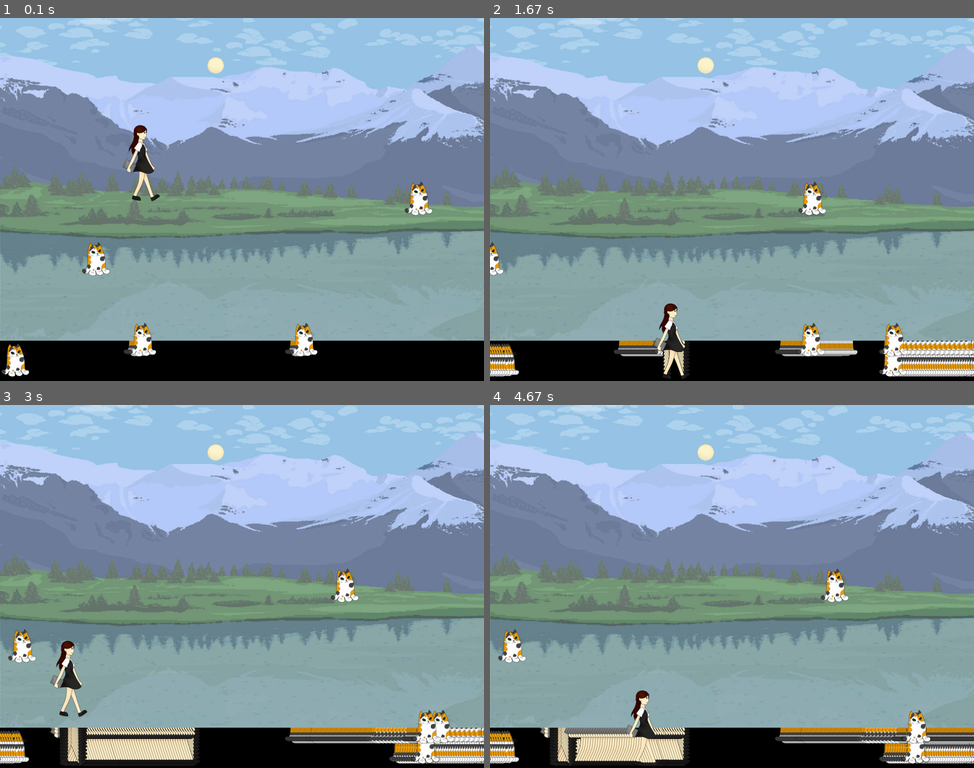
Above: before the commit, frames 1-4 (two rows, left to right).
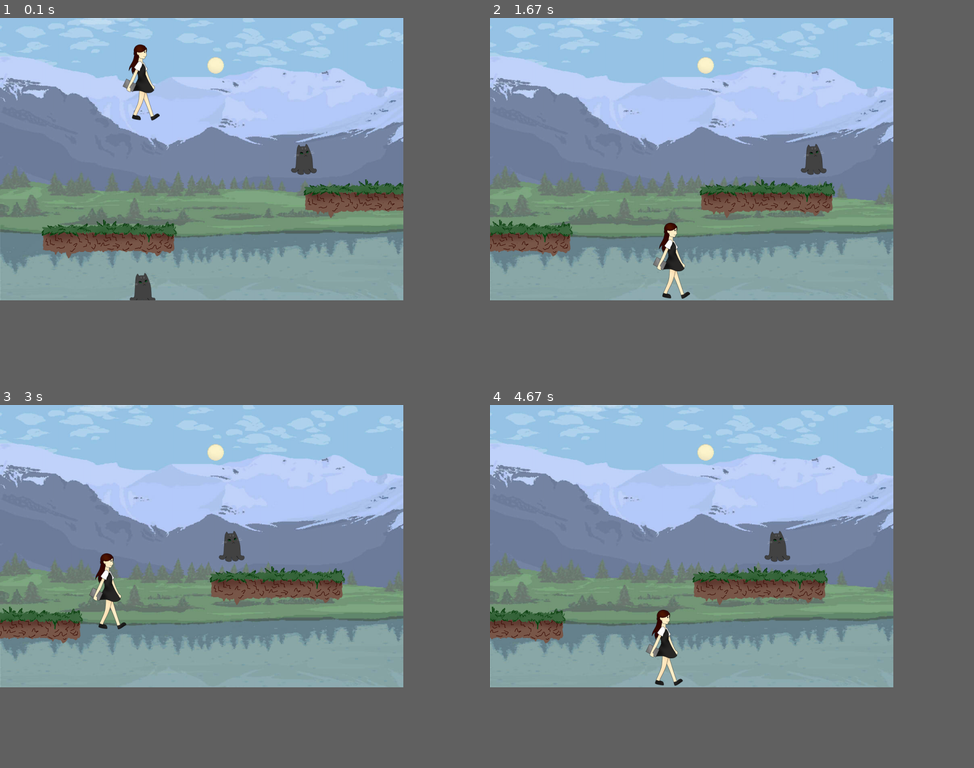
Above: after the commit, the same moments.

Repository: michello/byte-hacks-s2017
Game: pygame game, started from codeGame.py
The game is run twice, just before and just after one commit, with the same random seed, the same clock (stepped at 60 frames per second) and the same inputs.
Inputs:
- Up to frame 1 (0.1 s): no input
- Up to frame 2 (1.67 s): hold Right 0.33-0.8 s; hold Up 0.83-1.13 s; hold Right 1.17-1.63 s
- Up to frame 3 (3 s): hold Left 1.67-2.2 s; hold Left 2.23-2.63 s; hold Up from 2.67 s (still down)
- Up to frame 4 (4.67 s): release Up at 3.03 s; hold Right 3.07-3.7 s; hold Left 3.73-4.2 s; hold Right from 4.23 s (still down)
In our replay, the window is 900x675 before the commit and 750x525 after it. These sizes can differ from the game's own. Grey fills any space a smaller window leaves; there, only what the larger window draws over its background counts as a difference.

The runs differ from the first frame. In frame 1, 30% of the frame differs, in the area x 0-100%, y 0-99%; in frame 2, 32%; in frame 3, 35%, in the area x 0-100%, y 0-100%; in frame 4, 35%.

Commit message:
asjdklajsdsas

Diff:
--- a/challenge-pop-up.py
+++ /dev/null
@@ -1,32 +0,0 @@
-from tkinter import *
-
-def analyze_line():
-    global e
-    string = e.get(1.0, 'end-1c')
-    if (string == "hello" '\n' "punk"):
-        messagebox.showinfo("You did it!", 'OK')
-    else:
-        messagebox.showinfo("Please try again.", 'OK')
-
-
-root = Tk()
-
-root.title('Name')
-
-textBox=Text(root, height=3, width=50)
-textBox.pack()
-textBox.insert(INSERT, "Oh no, the door is locked!")
-textBox.insert(END, '\n')
-textBox.insert(INSERT, "Unlock the door by introducing \
-yourself with a \ngreeting and your name stored in a variable.")
-textBox.insert(END, '\n \n')
-e = Text(root, height=5, width=50)
-e.pack()
-e.focus_set()
-
-stat = False
-b = Button(root,text='okay',command=analyze_line)
-b.pack(side='bottom')
-
-
-root.mainloop()
--- /dev/null
+++ b/challengePopUp.py
@@ -0,0 +1,33 @@
+from tkinter import *
+from tkinter import messagebox
+
+def analyze_line():
+    global e
+    string = e.get(1.0, 'end-1c')
+    if (string == "hello" '\n' "punk"):
+        messagebox.showinfo("You did it!", 'OK')
+    else:
+        messagebox.showinfo("Please try again.", 'OK')
+
+
+root = Tk()
+
+root.title('Name')
+
+textBox=Text(root, height=3, width=50)
+textBox.pack()
+textBox.insert(INSERT, "Oh no, the door is locked!")
+textBox.insert(END, '\n')
+textBox.insert(INSERT, "Unlock the door by introducing \
+yourself with a \ngreeting and your name stored in a variable.")
+textBox.insert(END, '\n \n')
+e = Text(root, height=5, width=50)
+e.pack()
+e.focus_set()
+
+stat = False
+b = Button(root,text='okay',command=analyze_line)
+b.pack(side='bottom')
+
+
+root.mainloop()
--- a/codeGame.py
+++ b/codeGame.py
@@ -3,6 +3,7 @@
 import pygame
 import random
 from tkinter import messagebox
+from tkinter import *
 
 #Colors
 #Pro-tip for nice colors: use www.color-hex.com
@@ -13,8 +14,8 @@
 blue = (176,224,230)
 
 #Screen dimensions
-screen_width = 1200
-screen_height = 900
+screen_width = 1000
+screen_height = 700
 
 def generateFact():
     #pop up for killing/add this at the end:
@@ -32,17 +33,18 @@
     if self.change_y == 0:
         self.change_y = 1
     else:
-        self.change_y += 0.35
+        self.change_y += 0.26
 
     #See if we are on the ground.
     if self.rect.y >= screen_height - self.rect.height and self.change_y >= 0:
         self.change_y = 0
         self.rect.y = screen_height - self.rect.height
-
+'''
 def move(self):
     if (self.rect.x > self.rect.x + 300):
-        self.rect.change_x = 1
-    self.rect.x += 1
+        self.rect.change_x = 100
+    self.rect.x += 100
+
 
 class Monster(pygame.sprite.Sprite): # not using
     def __init__(self):
@@ -79,7 +81,7 @@
         #Move left or right
         self.rect.x += self.change_x
 
-        '''
+
         #random monster movement
         self.direction = random.choice(('left','right'))
 
@@ -121,7 +123,7 @@
             #Moves monster with the moving platform
             if isinstance(block, MovingPlatform):
                 self.rect.x += block.change_x
-        '''
+
 
         #Check and see if we hit the player
         hit = pygame.sprite.collide_rect(self, self.player)
@@ -135,7 +137,7 @@
         if health == 0:
             self.kill()
             generateFact()
-
+'''
 class Player(pygame.sprite.Sprite):
 
     #Methods
@@ -214,7 +216,6 @@
                 MovingPlatform.status = True
 
 
-
     def jump(self):
         #Called when user presses up button.
 
@@ -246,15 +247,22 @@
 
         pygame.sprite.Sprite.__init__(self)
 
-        '''
-        self.image = pygame.Surface([width, height])
-        self.image.fill(green)
-        '''
-
-        self.image = pygame.image.load("img/calico.png").convert_alpha()
+
+        #self.image = pygame.Surface([width, height])
+        #self.image.fill(green)
+
+
+        self.image = pygame.image.load("img/FloatingPlatform.png").convert_alpha()
         self.rect = self.image.get_rect()
 
 class MovingPlatform(Platform):
+    def __init__(self, width, height):
+
+        pygame.sprite.Sprite.__init__(self)
+
+        self.image = pygame.image.load("img/black.png").convert_alpha()
+        self.rect = self.image.get_rect()
+
     #Platform that moves side to side or up and down.
     change_x = 0
     change_y = 0
@@ -325,7 +333,7 @@
         #Constructor. Pass in a handle to player. Needed for when moving platforms collide with the player.
         self.platform_list = pygame.sprite.Group()
         self.player = player
-        self.monster_list = pygame.sprite.Group()
+        #self.monster_list = pygame.sprite.Group()
 
         self.background = None
 
@@ -334,14 +342,15 @@
         self.level_limit = -1500
 
         #Array with width, height, x, and y of platform
-        level = [[random.randint(150,200), 75, 200, 550],
-                 #[random.randint(150,200), 75, 450, 425],
+        level = [[100, 100, 100, 500],
+                 [random.randint(150,200), 75, 750, 400],
                  #[random.randint(100,225), 75, 750, 350],
-                 [random.randint(100,200), 75, 1000, 400],
+                 [random.randint(100,200), 75, 1500, 350],
                  #[random.randint(100,225), 75, 1825, 200],
-                 [random.randint(100,225), 75, 2125, 100],
-                 [1200, 1, 0, 800],
-                 [1200, 1, 1200, 800]]
+                 [random.randint(100,225), 75, 2125, 250],
+                 #[1200, 1, 0, 700],
+                 #[1200, 1, 1200, 700
+                 ]
 
         #Goes through the array above and add platforms
         for platform in level:
@@ -357,7 +366,7 @@
         block = MovingPlatform(70, 70)
         block.status = True
         block.rect.x = 300
-        block.rect.y = 750 #random.randint(150,280)
+        block.rect.y = 620 #random.randint(150,280)
         block.boundary_left = 100
         block.boundary_right = 500
         block.change_x = 3
@@ -370,9 +379,9 @@
         block1 = MovingPlatform(70, 70)
         block.status = True
         block1.rect.x = 700
-        block1.rect.y = 750 #random.randint(150,280)
-        block1.boundary_left = 400
-        block1.boundary_right = random.randint(1550,1850)
+        block1.rect.y = 300 #random.randint(150,280)
+        block1.boundary_left = 700
+        block1.boundary_right = 1000
         block1.change_x =3
         block1.player = self.player
         block1.level = self
@@ -383,16 +392,16 @@
 
         block2 = MovingPlatform(70, 70)
         block2.status = True
-        block2.rect.x = 1200
-        block2.rect.y = 750 #random.randint(150,280)
-        block2.boundary_left = 800
-        block2.boundary_right = 500
+        block2.rect.x = 2200
+        block2.rect.y = 200 #random.randint(150,280)
+        block2.boundary_left = 2100
+        block2.boundary_right = 2400
         #block2.change_y = -5
         block2.change_x = 3
         block2.player = self.player
         block2.level = self
         self.platform_list.add(block2)
-
+        '''
         #Array with monsters' locations (x and y coordinates of monsters)
         monsterList = [[200, 400],
                  [450, 300],
@@ -410,12 +419,12 @@
             block.boundary_right = monst[0] + 200
             block.player = self.player
             self.monster_list.add(block)
-
+'''
 
     #Update everything on this level
     def update(self):
         self.platform_list.update()
-        self.monster_list.update()
+        #self.monster_list.update()
 
     def draw(self, screen, bg):
         #Draw the background
@@ -433,9 +442,41 @@
         for platform in self.platform_list:
             platform.rect.x += shift_y
 
-def challengePopup(): # where the coding challenge is
-    # Open the door by introducing your name and age with variables!
-    return(True)
+def finalPopUp():
+    global e
+
+    root = Tk()
+
+    root.title('Name')
+
+    textBox=Text(root, height=3, width=50)
+    textBox.pack()
+    textBox.insert(INSERT, "Oh no, the door is locked!")
+    textBox.insert(END, '\n')
+    textBox.insert(INSERT, "Unlock the door by introducing \
+    yourself with a \ngreeting and your name stored in a variable.")
+    textBox.insert(END, '\n \n')
+    e = Text(root, height=5, width=50)
+    e.pack()
+    e.focus_set()
+
+    stat = False
+
+    def analyze_line():
+        global e
+        string = e.get(1.0, 'end-1c')
+        if (string == "hello" '\n' "punk"):
+            messagebox.showinfo("You did it!", 'OK')
+        else:
+            messagebox.showinfo("Please try again.", 'OK')
+
+
+    b = Button(root,text='okay',command=analyze_line)
+    b.pack(side='bottom')
+
+
+    root.mainloop()
+
 
 
 def main():
@@ -447,7 +488,7 @@
     #music handling
     pygame.mixer.init() #initializes the mixer
     pygame.mixer.music.set_volume(.4) #sets the volume to a little lower than half
-    pygame.mixer.music.load('audio/endlvlsound.mp3') #loads the song
+    pygame.mixer.music.load('audio/BitQuest.mp3') #loads the song
     pygame.mixer.music.set_endevent(pygame.constants.USEREVENT)
     pygame.mixer.music.play(-1)
     #loops the song - set value to 0 if we want it to stop when the song ends
@@ -502,7 +543,7 @@
 
         level.platform_list.update()
 
-        level.monster_list.update()
+        #level.monster_list.update()
 
         #If the player gets near the right side, shift the world left (-x)
         if player.rect.right >= 500:
@@ -525,8 +566,7 @@
         #If the player gets to the end of the level, go to the next level
         current_position = player.rect.x + level.world_shift
         if current_position < level.level_limit:
-            done = challengePopup() # challenge popup
-
+            finalPopUp()
             # *** COULD DO MORE HERE: ENDING SCREEN / REPLAY OPTION ***
 
         #ALL CODE TO DRAW SHOULD GO BELOW THIS COMMENT
@@ -542,8 +582,8 @@
         clock.tick(60)
 
         pygame.display.flip()
-
-    pygame.quit()
+    if done == True:
+        pygame.quit()
 
 if __name__ == "__main__":
     main()
Renamed: img/Floating Platform.png -> img/FloatingPlatform.png
Not shown, added: audio/BitQuest.mp3
Not shown, added: challengePopUp.pyc
